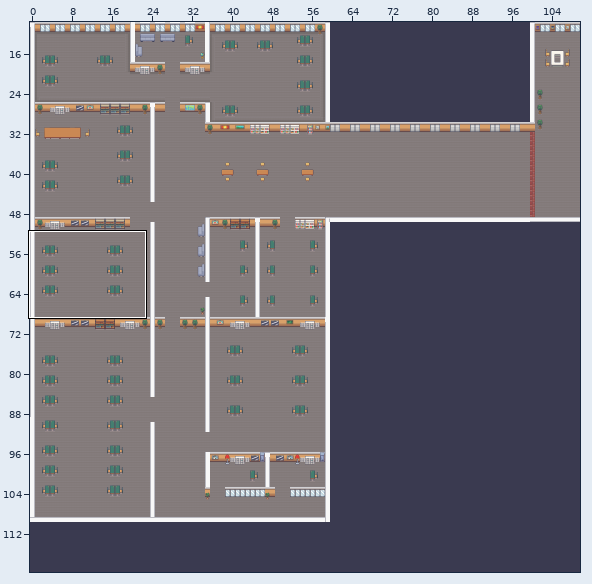
An edit to a level. Tiled map (JSON), public/assets/map/world.json. The first picture is a wide view before the edit; the outline marks the close-up.
Close-up. Before:
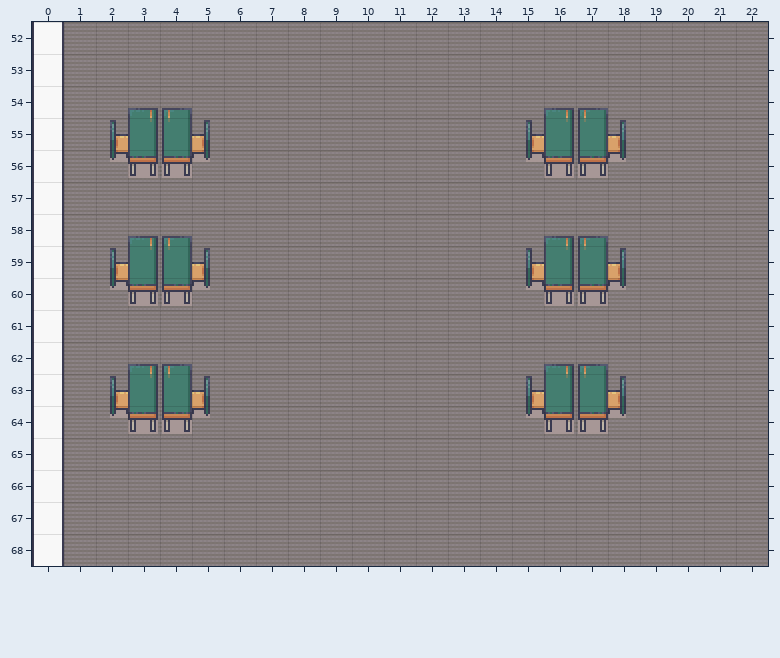
Cells are 32x32 px. Shown: x 0..22, y 52..68. The commit also changed other parts of the map, which this record leaves out.
The same view after the edit:
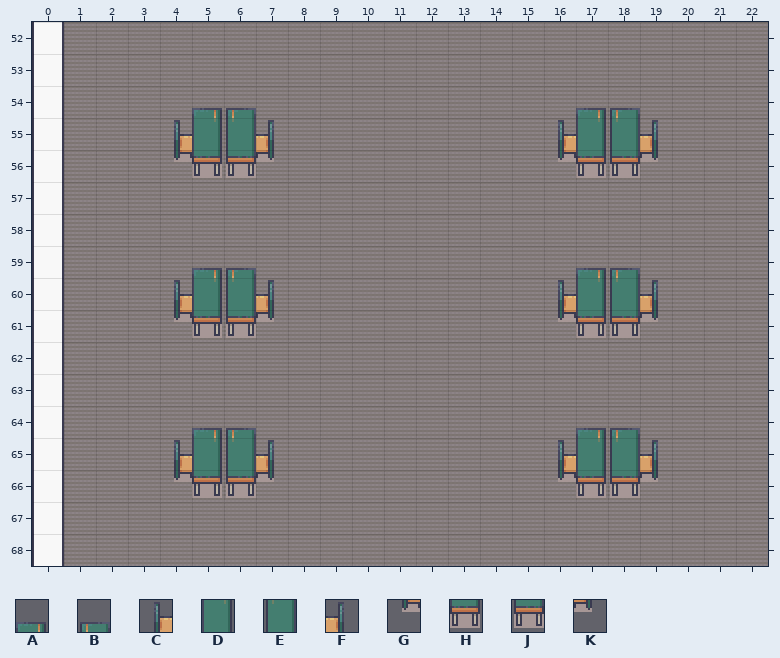
Key: from "Interiors_free_32x32": A 568, B 571, C 583, D 584, E 587, F 588, G 599, H 600, J 603, K 604.
_ is an empty cell.
From old to new:
Layer "decorations":
Tile B becomes tile A in row 54 at x 17.
Tile E becomes tile A in row 59 at x 17.
Tile F becomes tile A in row 59 at x 5.
Tile J becomes tile A in row 64 at x 17.
Tile K becomes tile A in row 64 at x 5.
The author put tile A in row 54 at x 5.
Tile F becomes tile B in row 59 at x 18.
Tile K becomes tile B in row 64 at x 18.
The author put tile B in row 54 at x 6 and 18; in row 59 at x 6; in row 64 at x 6.
Tile D becomes tile C in row 55 at x 16.
Tile E becomes tile C in row 55 at x 4.
Tile H becomes tile C in row 60 at x 16.
Tile J becomes tile C in row 60 at x 4.
The author put tile C in row 65 at x 4 and 16.
Tile E becomes tile D in row 55 at x 17.
Tile F becomes tile D in row 55 at x 5.
Tile J becomes tile D in row 60 at x 17.
Tile K becomes tile D in row 60 at x 5.
The author put tile D in row 65 at x 5 and 17.
Tile F becomes tile E in row 55 at x 18.
Tile K becomes tile E in row 60 at x 18.
The author put tile E in row 55 at x 6; in row 60 at x 6; in row 65 at x 6 and 18.
The author put tile F in row 55 at x 7 and 19; in row 60 at x 7 and 19; in row 65 at x 7 and 19.
Tile H becomes tile G in row 56 at x 16.
Tile J becomes tile G in row 56 at x 4.
The author put tile G in row 61 at x 4 and 16; in row 66 at x 4 and 16.
Tile J becomes tile H in row 56 at x 17.
Tile K becomes tile H in row 56 at x 5.
The author put tile H in row 61 at x 5 and 17; in row 66 at x 5 and 17.
Tile K becomes tile J in row 56 at x 18.
The author put tile J in row 56 at x 6; in row 61 at x 6 and 18; in row 66 at x 6 and 18.
The author put tile K in row 56 at x 7 and 19; in row 61 at x 7 and 19; in row 66 at x 7 and 19.
Tile A is removed in row 54 at x 3 and 16; in row 58 at x 3 and 16; in row 62 at x 3 and 16.
Tile B is removed in row 54 at x 4; in row 58 at x 4 and 17; in row 62 at x 4 and 17.
Tile C is removed in row 55 at x 2 and 15; in row 59 at x 2 and 15; in row 63 at x 2 and 15.
Tile D is removed in row 55 at x 3; in row 59 at x 3 and 16; in row 63 at x 3 and 16.
Tile E is removed in row 59 at x 4; in row 63 at x 4 and 17.
Tile F is removed in row 63 at x 5 and 18.
Tile G is removed in row 56 at x 2 and 15; in row 60 at x 2 and 15; in row 64 at x 2 and 15.
Tile H is removed in row 56 at x 3; in row 60 at x 3; in row 64 at x 3 and 16.
Tile J is removed in row 64 at x 4.
Boxes around the changes in both close-ups, in picture pixels (x1, y1, x2, y2):
changed: (110, 108, 274, 178)
changed: (526, 108, 658, 178)
changed: (110, 236, 274, 498)
changed: (526, 236, 658, 498)
